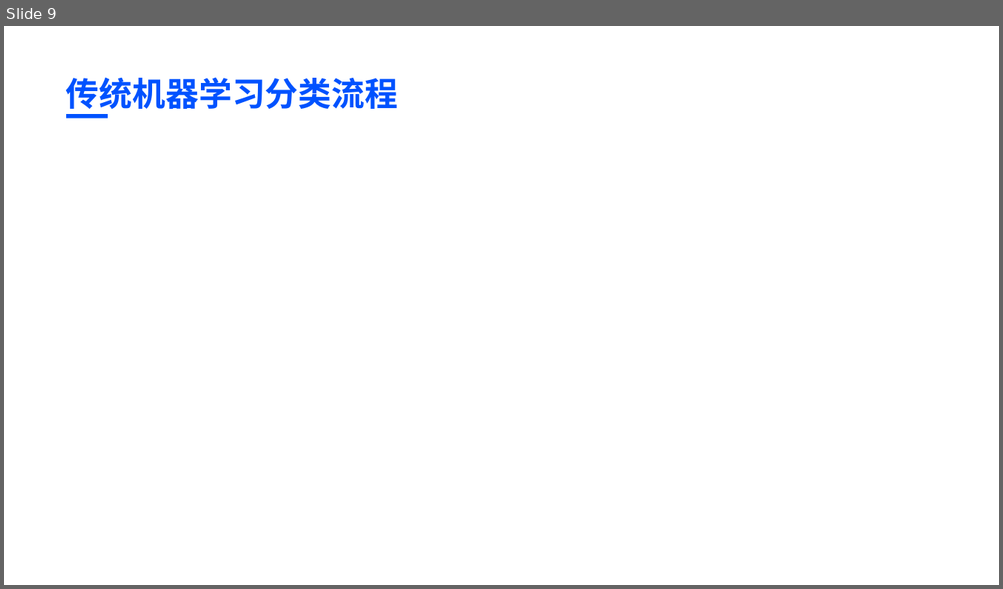
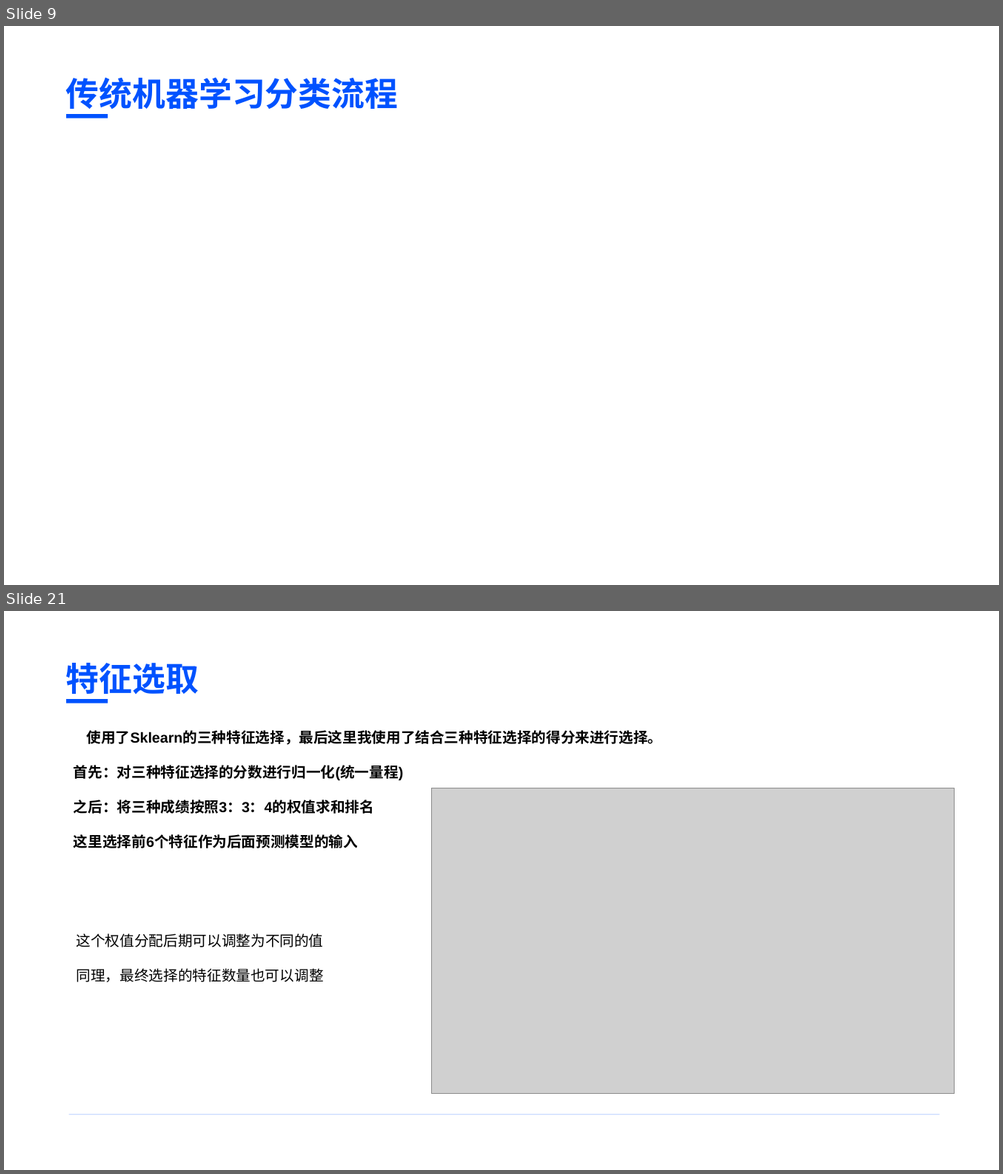
Before and after one commit to BaiRong-NUC/DiabetesAnalyzes, a slide deck: 多元统计与模式识别课程汇报.pptx. Shown one above the other, each under a label of ours: slide 9 before the commit, slides 9 and 21 after it; the slides between them are not shown. The pictures are 1003x589 and 1003x1174 pixels, drawn with LibreOffice and Linux fonts; fonts in the diff are those of the drawing; grey boxes stand for pictures; background and template pictures are left out. Boxes give left, top, right and bottom in pixels: in the first picture for what was removed or moved away, otherwise in the second. Text is boxed around its words. In the diff, an @@ line names an element or a change of style, - is before the commit and + after.

Commit message:
上传特征提取基于统计检验的特征选择 (f_classif)数学公式计算步骤

```diff
--- a/多元统计与模式识别课程汇报.pptx
+++ b/多元统计与模式识别课程汇报.pptx
@@ slide 21 added at [4,611,999,1170], background #FFFFFF @@
@@ text added at [66,663,199,700], 32 pt, text #0052FF, bold @@
+特征选取
@@ rounded rectangle added at [66,699,108,703], fill #0052FF @@
@@ text added at [74,730,663,849], 14 pt, text #000000, bold @@
+使用了Sklearn的三种特征选择，最后这里我使用了结合三种特征选择的得分来进行选择。
+首先：对三种特征选择的分数进行归一化(统一量程)
+之后：将三种成绩按照3：3：4的权值求和排名
+这里选择前6个特征作为后面预测模型的输入
@@ picture added at [432,789,954,1093] @@
@@ text added at [77,934,324,982], 14 pt, text #000000 @@
+这个权值分配后期可以调整为不同的值
+同理，最终选择的特征数量也可以调整
@@ rounded rectangle added at [69,1115,939,1116], fill #0052FF at 20% opacity @@
```
Also in this commit, not shown: 1 slide changed, 12 other slides added, 2 other files.
